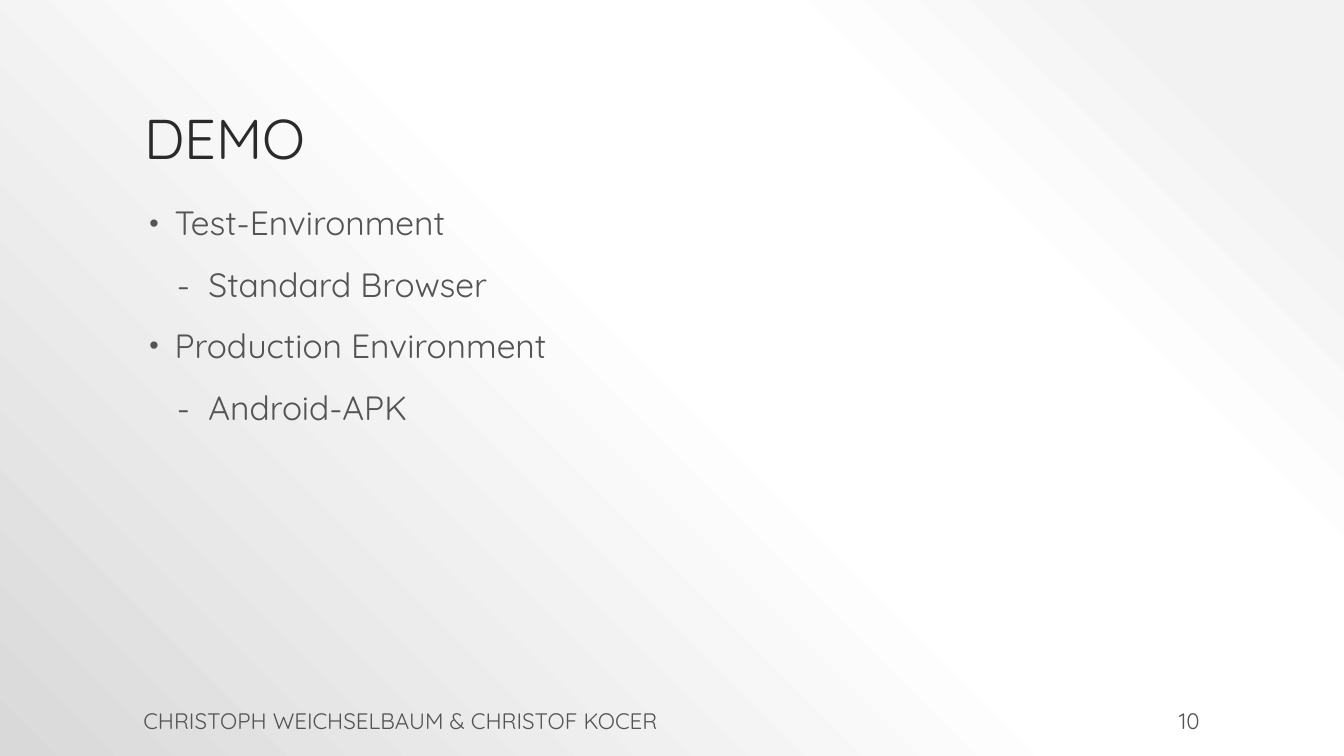
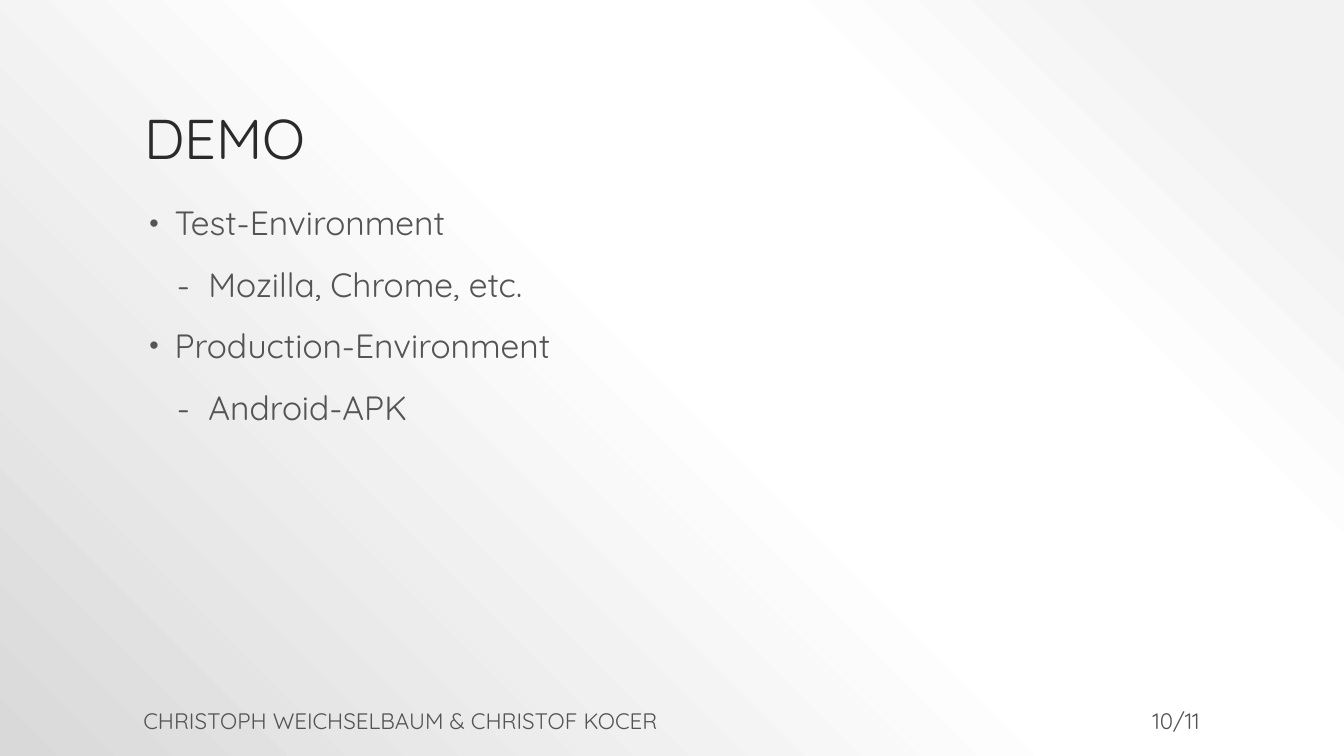
Before and after one commit to ChriWe/MobileGIS, a slide deck: slide 10 of docs/mobilegis_sighted.pptx. Drawn at 1344x756 pixels with LibreOffice and Linux fonts; fonts in the diff are those of the drawing. Boxes give left, top, right and bottom in pixels: in the first picture for what was removed or moved away, otherwise in the second. Text is boxed around its words. In the diff, an @@ line names an element or a change of style, - is before the commit and + after.

```diff
--- a/docs/mobilegis_sighted.pptx
+++ b/docs/mobilegis_sighted.pptx
@@ text at (175, 272, 551, 359): text changed @@
-- Standard Browser
-• Production Environment
+- Mozilla, Chrome, etc.
+• Production-Environment
@@ page number at (1152, 711, 1199, 732): text changed @@
-10
+10/11
```
Also in this commit, not shown: 7 other slides changed.
